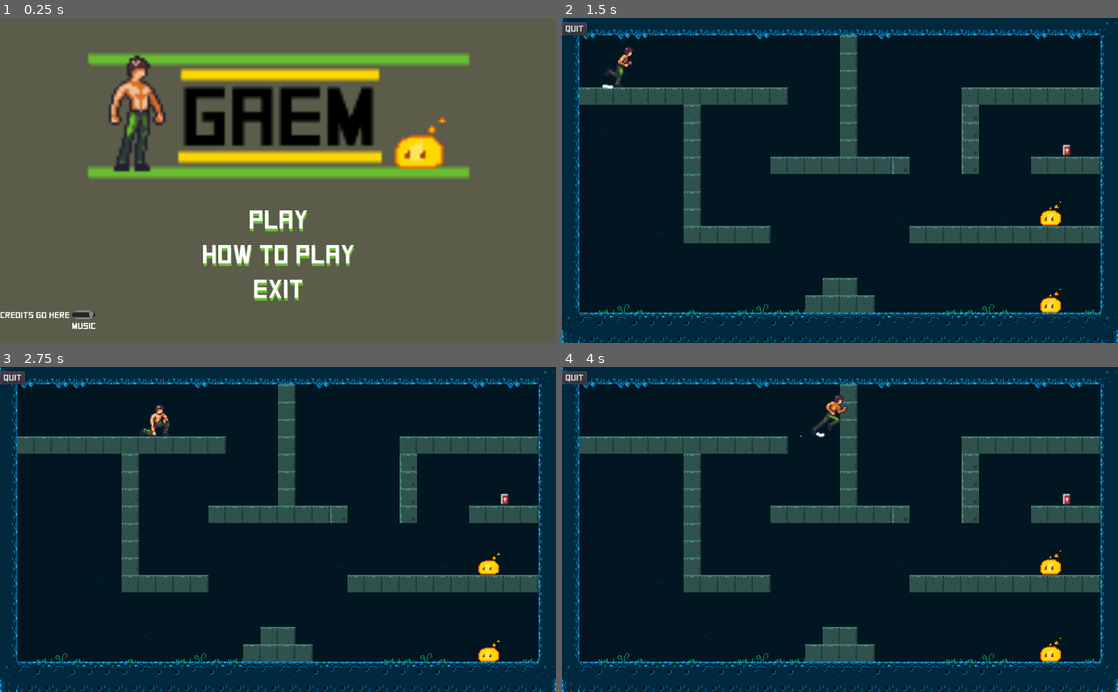
Above: before the commit, frames 1-4 (two rows, left to right).
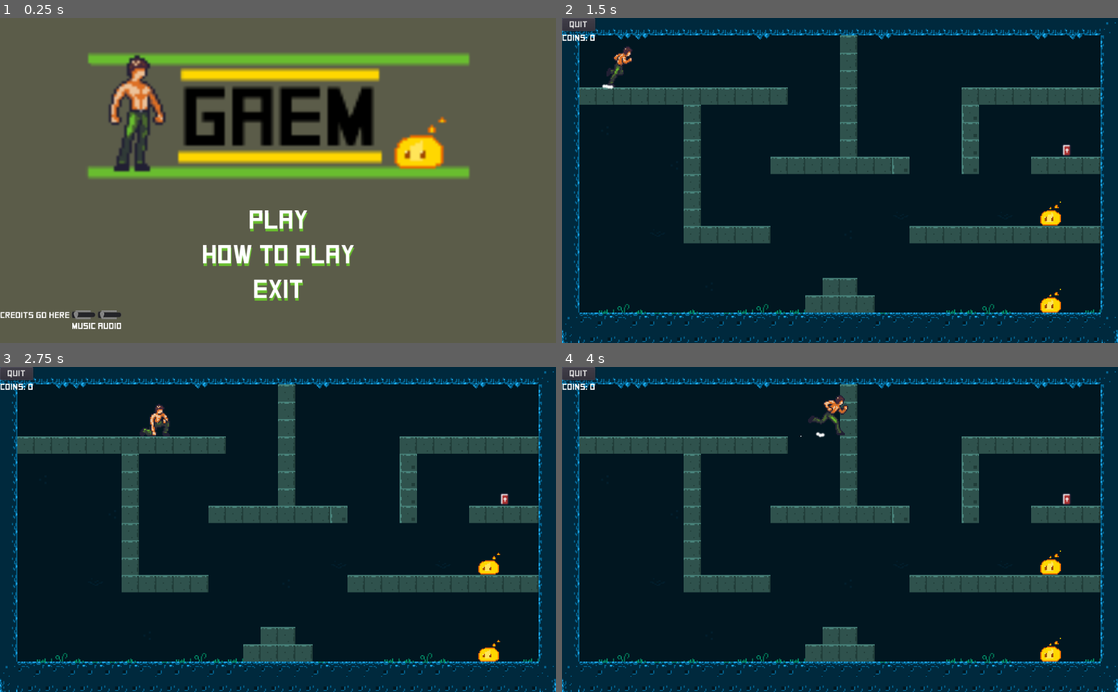
Above: after the commit, the same moments.

Repository: isabellaboone/Godot-Game
Game: Godot game, scene res://Runner.tscn
The game is run twice, just before and just after one commit, with the same random seed, the same clock (stepped at 60 frames per second) and the same inputs.
Inputs (mouse positions are in pixels of both pictures, inside the frame that each line leads up to):
- Up to frame 1 (0.25 s): no input
- Up to frame 2 (1.5 s): click "PLAY" at 0.5 s; move the mouse to (962, 164) at 1.27 s; hold D (move_right) from 1.28 s (still down); tap E (pickup) at 1.35 s
- Up to frame 3 (2.75 s): tap W (jump) at 1.52, 2.27 s; move the mouse to (166, 545) at 2.02 s; release D (move_right) at 2.03 s; hold S (down) from 2.03 s (still down); click (166, 545) at 2.1 s; tap E (pickup) at 2.3 s
- Up to frame 4 (4 s): move the mouse to (895, 458) at 2.77 s; release S (down) at 2.78 s; hold D (move_right) from 2.78 s (still down); tap E (pickup) at 2.85, 3.6 s; move the mouse to (812, 594) at 3.52 s; tap W (jump) at 3.77 s

The runs differ from the first frame. In frame 1, 0.2% of the frame differs, in the area x 13-22%, y 89-96%; in frame 2, 0.5%; in frame 3, 0.3%; in frame 4, 0.6%, in the area x 0-52%, y 0-21%.

Commit message:
forgot to push last night oops

Diff:
--- /dev/null
+++ b/Audio.gd
@@ -0,0 +1,11 @@
+extends HSlider
+
+
+# Declare member variables here. Examples:
+# var a = 2
+# var b = "text"
+
+
+# Called when the node enters the scene tree for the first time.
+func _ready():
+	value = linear2db(globals.soundvol)
--- /dev/null
+++ b/Coins.gd
@@ -0,0 +1,6 @@
+extends Label
+
+
+
+func _process(delta):
+	text = "Coins: "+str(globals.coins);
--- a/FireSlime.tscn
+++ b/FireSlime.tscn
@@ -100,7 +100,7 @@
 position = Vector2( -4, -8.5 )
 frames = SubResource( 13 )
 animation = "New Anim"
-frame = 5
+frame = 7
 playing = true
 
 [node name="HurtBox" type="Area2D" parent="."]
--- a/GameScene.gd
+++ b/GameScene.gd
@@ -10,6 +10,8 @@
 var red_book
 # Called when the node enters the scene tree for the first time.
 func _ready():
+	globals.coins = 0 # reset coins
+	$BackgroundMusic.volume_db = linear2db(globals.musicvol)
 	$BackgroundMusic.play()
 
 	var tilemap = TileMap_scene.instance()
@@ -40,3 +42,4 @@
 			player.pick_up_book()
 			remove_child(red_book)
 			red_book = null
+			globals.coins += 1
--- /dev/null
+++ b/Music.gd
@@ -0,0 +1,4 @@
+extends HSlider
+
+func _ready():
+	value = linear2db(globals.musicvol)
--- a/Player.gd
+++ b/Player.gd
@@ -14,7 +14,7 @@
 # Called when the node enters the scene tree for the first time.
 func _ready():
 	stand()
-	pass # Replace with function body.
+	$Punch_SFX.volume_db = linear2db(globals.soundvol)
 
 func get_input(delta):
 	#velocity = Vector2()
--- a/Player.tscn
+++ b/Player.tscn
@@ -118,7 +118,7 @@
 visible = false
 frames = SubResource( 16 )
 animation = "run"
-frame = 3
+frame = 4
 playing = true
 centered = false
 
@@ -140,7 +140,7 @@
 visible = false
 frames = SubResource( 16 )
 animation = "punch"
-frame = 3
+frame = 1
 playing = true
 centered = false
 
--- a/Red_Book.gd
+++ b/Red_Book.gd
@@ -3,12 +3,7 @@
 var picked_up = false
 # Called when the node enters the scene tree for the first time.
 func _ready():
-	pass # Replace with function body.
-
-
-# Called every frame. 'delta' is the elapsed time since the previous frame.
-#func _process(delta):
-#pass;
+	$Pick_Up_SFX.volume_db = linear2db(globals.soundvol)
 
 func _input(event):
 	if Input.is_action_just_pressed("pickup"):
--- a/TitleScreen.gd
+++ b/TitleScreen.gd
@@ -18,5 +18,12 @@
 	$BackgroundMusic.play()
 
 
-func _on_HSlider_value_changed(value):
-	$BackgroundMusic.volume_db = linear2db(value)
+func _on_Music_value_changed(value):
+	print(value)
+	print(linear2db(value))
+	globals.musicvol = value
+	$BackgroundMusic.volume_db = linear2db(globals.musicvol)
+
+
+func _on_Audio_value_changed(value):
+	globals.soundvol = value
--- a/TitleScreen.tscn
+++ b/TitleScreen.tscn
@@ -8,6 +8,8 @@
 [ext_resource path="res://TitleScreen.gd" type="Script" id=6]
 [ext_resource path="res://Assets/graphic design is my passion.png" type="Texture" id=7]
 [ext_resource path="res://Assets/title_screen/Square.ttf" type="DynamicFontData" id=8]
+[ext_resource path="res://Audio.gd" type="Script" id=9]
+[ext_resource path="res://Music.gd" type="Script" id=10]
 
 [sub_resource type="DynamicFont" id=1]
 font_data = ExtResource( 8 )
@@ -84,13 +86,13 @@
 [node name="HBox" type="HBoxContainer" parent="Menu"]
 margin_top = 540.0
 margin_right = 1026.0
-margin_bottom = 594.0
+margin_bottom = 578.0
 size_flags_horizontal = 3
 size_flags_vertical = 3
 
 [node name="HBoxContainer" type="VBoxContainer" parent="Menu/HBox"]
 margin_right = 128.0
-margin_bottom = 54.0
+margin_bottom = 38.0
 
 [node name="Label" type="Label" parent="Menu/HBox/HBoxContainer"]
 margin_right = 128.0
@@ -100,12 +102,12 @@
 align = 1
 valign = 1
 
-[node name="VBoxContainer" type="VBoxContainer" parent="Menu/HBox"]
+[node name="Music" type="VBoxContainer" parent="Menu/HBox"]
 margin_left = 132.0
 margin_right = 176.0
-margin_bottom = 54.0
+margin_bottom = 38.0
 
-[node name="HSlider" type="HSlider" parent="Menu/HBox/VBoxContainer"]
+[node name="Music" type="HSlider" parent="Menu/HBox/Music"]
 margin_right = 44.0
 margin_bottom = 16.0
 size_flags_vertical = 1
@@ -114,13 +116,37 @@
 step = 0.001
 value = 1.0
 tick_count = 100
+script = ExtResource( 10 )
 
-[node name="Label" type="Label" parent="Menu/HBox/VBoxContainer"]
+[node name="Music2" type="Label" parent="Menu/HBox/Music"]
 margin_top = 20.0
 margin_right = 44.0
 margin_bottom = 38.0
 custom_fonts/font = SubResource( 2 )
 text = "Music"
+
+[node name="Audio" type="VBoxContainer" parent="Menu/HBox"]
+margin_left = 180.0
+margin_right = 224.0
+margin_bottom = 38.0
+
+[node name="Audio" type="HSlider" parent="Menu/HBox/Audio"]
+margin_right = 44.0
+margin_bottom = 16.0
+size_flags_vertical = 1
+min_value = 0.001
+max_value = 1.0
+step = 0.001
+value = 1.0
+tick_count = 100
+script = ExtResource( 9 )
+
+[node name="Audio2" type="Label" parent="Menu/HBox/Audio"]
+margin_top = 20.0
+margin_right = 44.0
+margin_bottom = 38.0
+custom_fonts/font = SubResource( 2 )
+text = "Audio"
 
 [node name="FadeIn" parent="." instance=ExtResource( 5 )]
 visible = false
@@ -130,4 +156,5 @@
 [connection signal="pressed" from="Menu/CenterRow/Buttons/PlayButton" to="." method="_on_PlayButton_pressed"]
 [connection signal="pressed" from="Menu/CenterRow/Buttons/HowToPlayButton" to="." method="_on_HowToPlayButton_pressed"]
 [connection signal="pressed" from="Menu/CenterRow/Buttons/ExitButton" to="." method="_on_ExitButton_pressed"]
-[connection signal="value_changed" from="Menu/HBox/VBoxContainer/HSlider" to="." method="_on_HSlider_value_changed"]
+[connection signal="value_changed" from="Menu/HBox/Music/Music" to="." method="_on_Music_value_changed"]
+[connection signal="value_changed" from="Menu/HBox/Audio/Audio" to="." method="_on_Audio_value_changed"]
--- a/UI.tscn
+++ b/UI.tscn
@@ -1,10 +1,15 @@
-[gd_scene load_steps=4 format=2]
+[gd_scene load_steps=7 format=2]
 
 [ext_resource path="res://Assets/Font/Square.ttf" type="DynamicFontData" id=1]
 [ext_resource path="res://UI.gd" type="Script" id=2]
+[ext_resource path="res://Coins.gd" type="Script" id=3]
+[ext_resource path="res://Assets/title_screen/Square.ttf" type="DynamicFontData" id=4]
 
 [sub_resource type="DynamicFont" id=1]
 font_data = ExtResource( 1 )
+
+[sub_resource type="DynamicFont" id=2]
+font_data = ExtResource( 4 )
 
 [node name="Control" type="Control"]
 anchor_right = 1.0
@@ -17,11 +22,13 @@
 [node name="CenterContainer" type="CenterContainer" parent="."]
 margin_right = 40.0
 margin_bottom = 40.0
+__meta__ = {
+"_edit_use_anchors_": false
+}
 
 [node name="VBoxContainer" type="VBoxContainer" parent="CenterContainer"]
-margin_top = 8.0
 margin_right = 46.0
-margin_bottom = 32.0
+margin_bottom = 46.0
 __meta__ = {
 "_edit_use_anchors_": false
 }
@@ -32,4 +39,11 @@
 mouse_default_cursor_shape = 2
 custom_fonts/font = SubResource( 1 )
 text = "Quit"
+
+[node name="Coins" type="Label" parent="CenterContainer/VBoxContainer"]
+margin_top = 28.0
+margin_right = 46.0
+margin_bottom = 46.0
+custom_fonts/font = SubResource( 2 )
+script = ExtResource( 3 )
 [connection signal="pressed" from="CenterContainer/VBoxContainer/Button" to="." method="_on_Button_pressed"]
--- a/global.gd
+++ /dev/null
@@ -1,16 +0,0 @@
-extends Node
-
-var player
-coins = 0
-
-func pickup_coin():
-	coin += 1
-
-func pickup_coins(many)
-	coin += many
-
-func spend_coins(total)
- if(total > coins):
-	print("cannot afford")
-else:
-	coins -= total
--- /dev/null
+++ b/globals.gd
@@ -0,0 +1,18 @@
+extends Node
+
+var player
+var coins = 0
+var musicvol = 1.0
+var soundvol = 1.0
+
+func pickup_coin():
+	coins += 1
+
+func pickup_coins(many):
+	coins += many
+
+func spend_coins(total):
+	if(total > coins):
+		print("cannot afford")
+	else:
+		coins -= total
--- a/project.godot
+++ b/project.godot
@@ -18,6 +18,10 @@
 config/name="Gaem"
 run/main_scene="res://Runner.tscn"
 config/icon="res://icon.png"
+
+[autoload]
+
+globals="*res://globals.gd"
 
 [input]
 
Not shown: 1 places in TitleScreen.tscn that only renumber resources
